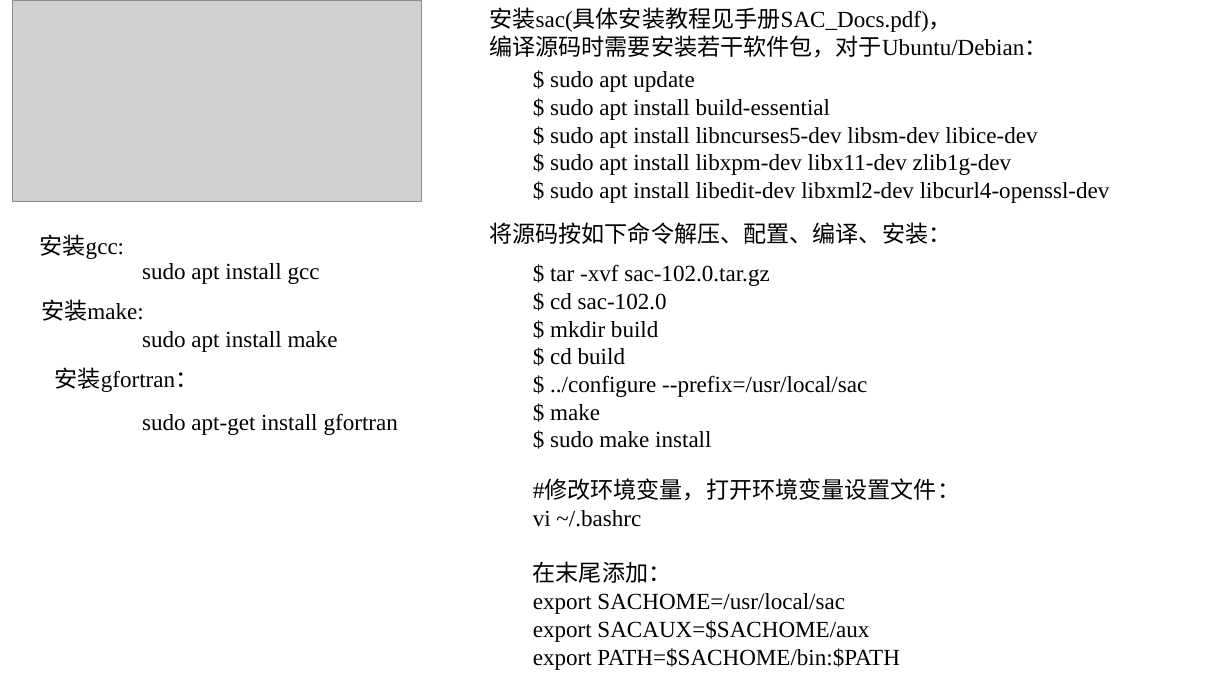
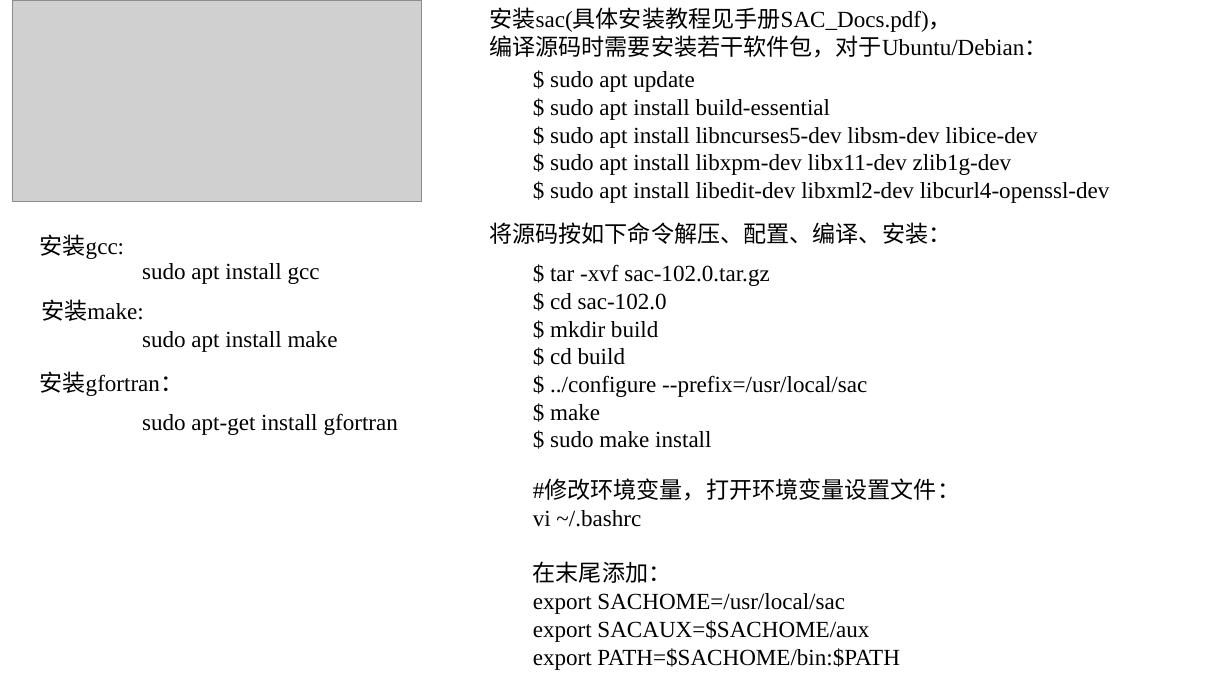
Before and after one commit to jianlongyuan/Readme_LinuxSoftwares, a slide deck: slide 1 of win10自带ubuntu18.04LTS安装地震相关软件教程_20231201.pptx. Drawn at 1232x693 pixels with LibreOffice and Linux fonts; fonts in the diff are those of the drawing; grey boxes stand for pictures. Boxes give left, top, right and bottom in pixels: in the first picture for what was removed or moved away, otherwise in the second. Text is boxed around its words. In the diff, an @@ line names an element or a change of style, - is before the commit and + after.

```diff
--- a/win10自带ubuntu18.04LTS安装地震相关软件教程_20231201.pptx
+++ b/win10自带ubuntu18.04LTS安装地震相关软件教程_20231201.pptx
@@ text "安装gfortran：": place and size @@
-text "安装gfortran：" at (55,367,199,392)
+text "安装gfortran：" at (40,371,184,396)
```
Also in this commit, not shown: 7 other files.
